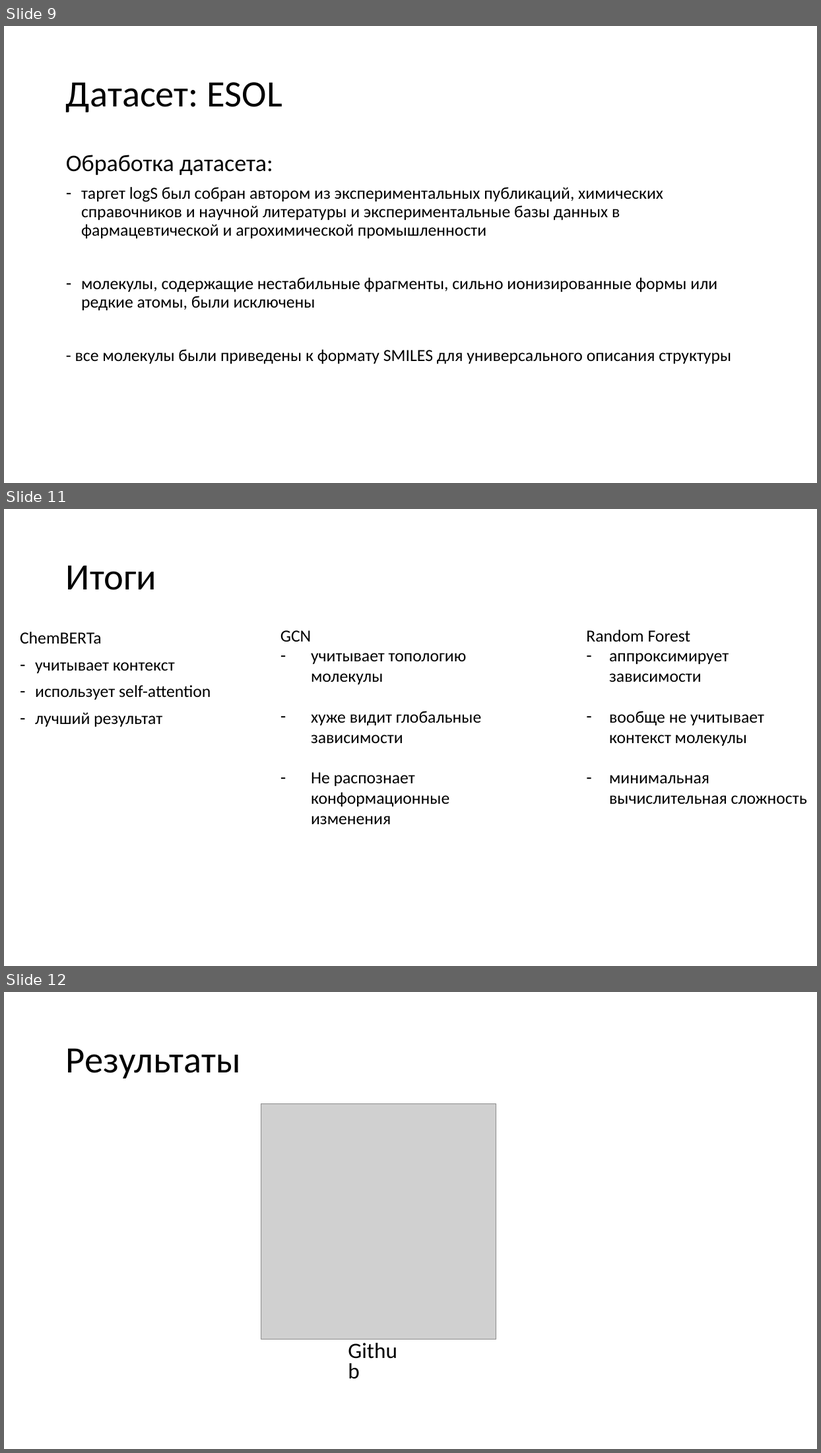
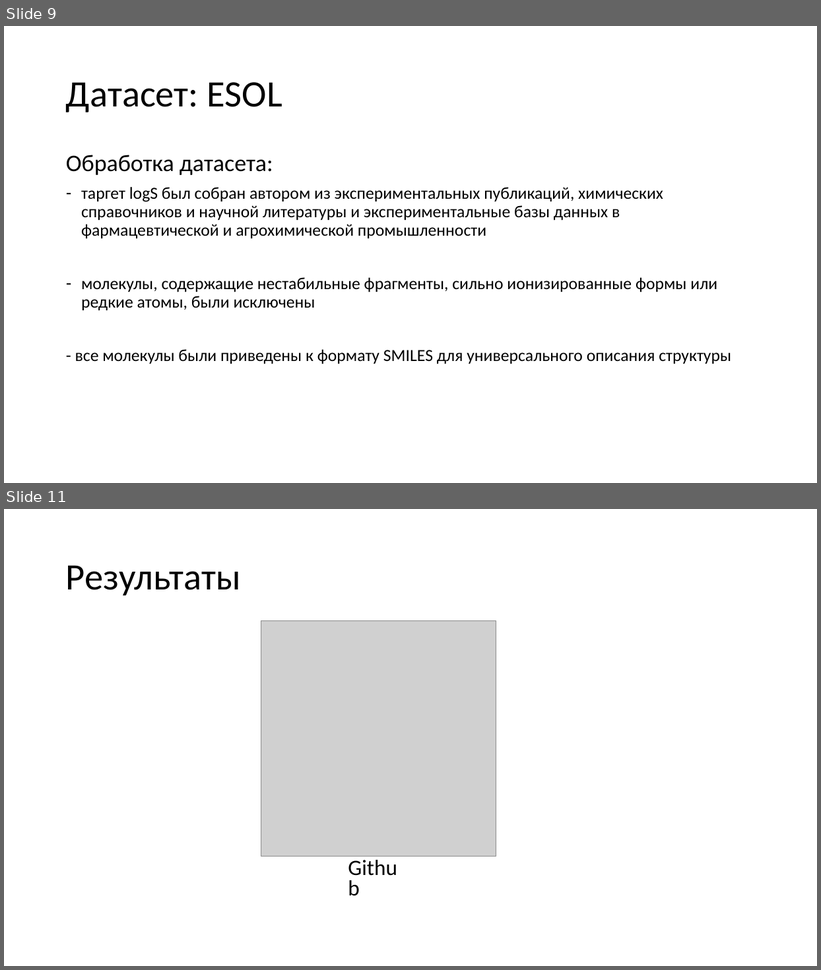
Before and after one commit to Levaaaaaa/BSU, a slide deck: sem_6/course_paper/course_paper/Snezhko_course_paper.pptx. Shown one above the other, each under a label of ours: slides 9, 11 and 12 before the commit, slides 9 and 11 after it; the slides between them are not shown. The pictures are 821x1453 and 821x970 pixels, drawn with LibreOffice and Linux fonts; fonts in the diff are those of the drawing; grey boxes stand for pictures. Boxes give left, top, right and bottom in pixels: in the first picture for what was removed or moved away, otherwise in the second. Text is boxed around its words. In the diff, an @@ line names an element or a change of style, - is before the commit and + after.

```diff
--- a/sem_6/course_paper/course_paper/Snezhko_course_paper.pptx
+++ b/sem_6/course_paper/course_paper/Snezhko_course_paper.pptx
@@ slide 11 removed at [4,509,817,966], background #FFFFFF @@
@@ title removed at [66,565,156,590] @@
-Итоги
@@ text removed at [20,632,211,727] @@
-ChemBERTa
-– учитывает контекст
-– использует self-attention
-– лучший результат
@@ text removed at [281,630,481,824] @@
-GCN
-– учитывает топологию молекулы
-– хуже видит глобальные зависимости
-– Не распознает конформационные изменения
@@ text removed at [586,630,807,804] @@
-Random Forest
-– аппроксимирует зависимости
-– вообще не учитывает контекст молекулы
-– минимальная вычислительная сложность
@@ what was slide 12 is now slide 11 @@
```
Also in this commit, not shown: 1 slide changed, 4 other files.
